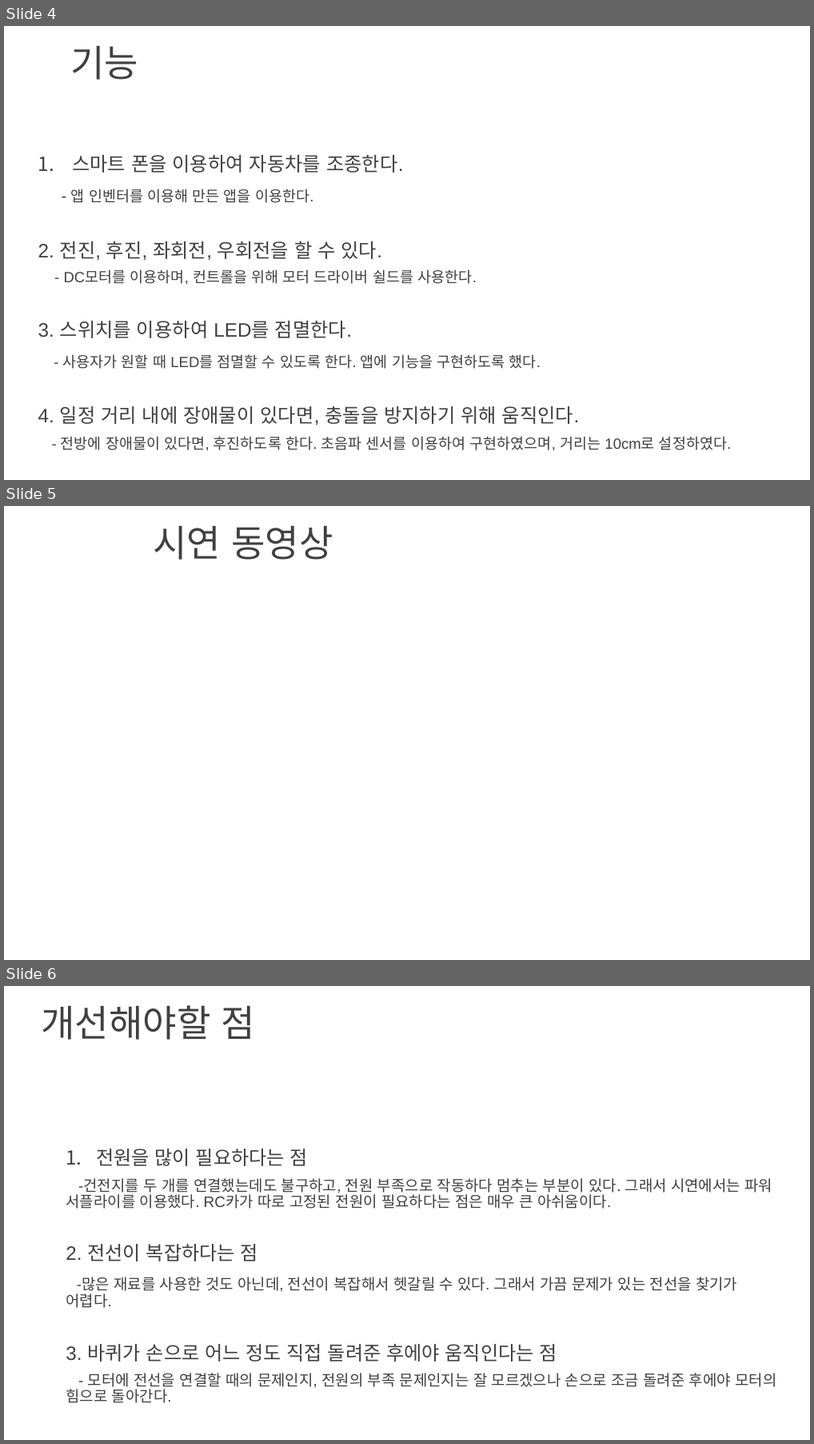
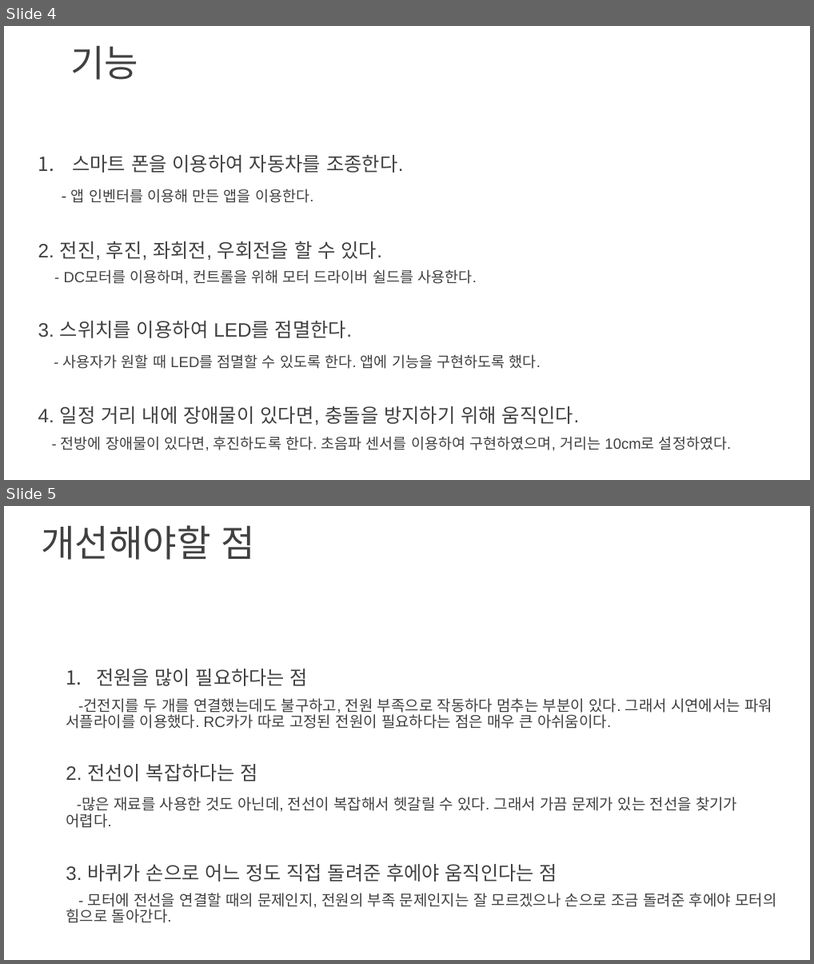
Before and after one commit to kutmicro/2015136108, a slide deck: HR_Car_최종 발표.pptx. Shown one above the other, each under a label of ours: slides 4, 5 and 6 before the commit, slides 4 and 5 after it. The pictures are 814x1444 and 814x964 pixels, drawn with LibreOffice and Linux fonts; fonts in the diff are those of the drawing; background and template pictures are left out. Boxes give left, top, right and bottom in pixels: in the first picture for what was removed or moved away, otherwise in the second. Text is boxed around its words. In the diff, an @@ line names an element or a change of style, - is before the commit and + after.

```diff
--- a/HR_Car_최종 발표.pptx
+++ b/HR_Car_최종 발표.pptx
@@ slide 5 removed at (4,506,810,960), background picture (left out) @@
@@ title removed at (153,526,333,560) @@
-시연 동영상
@@ what was slide 6 is now slide 5 @@
```
Also in this commit, not shown: 1 slide changed.
